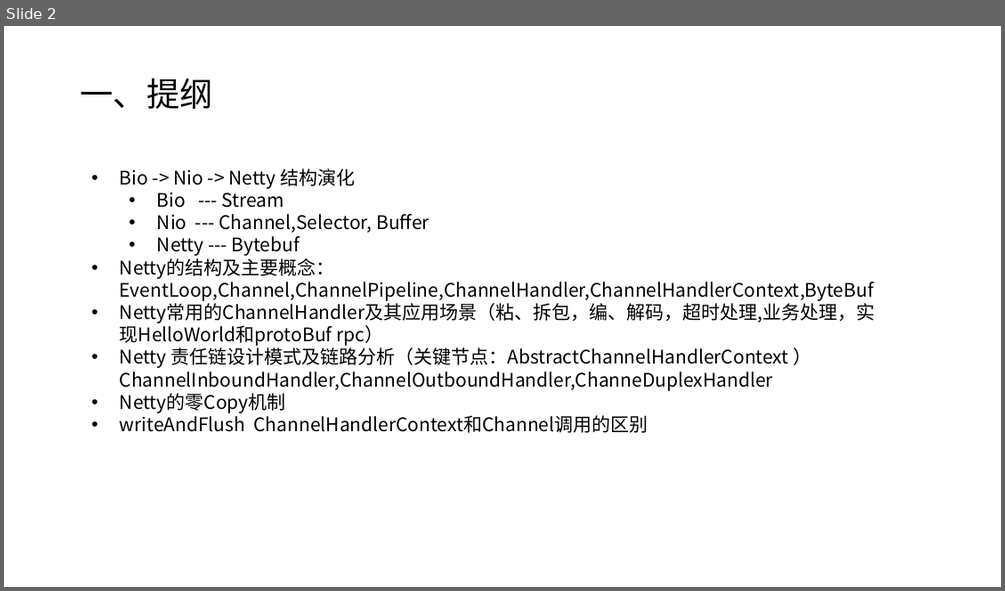
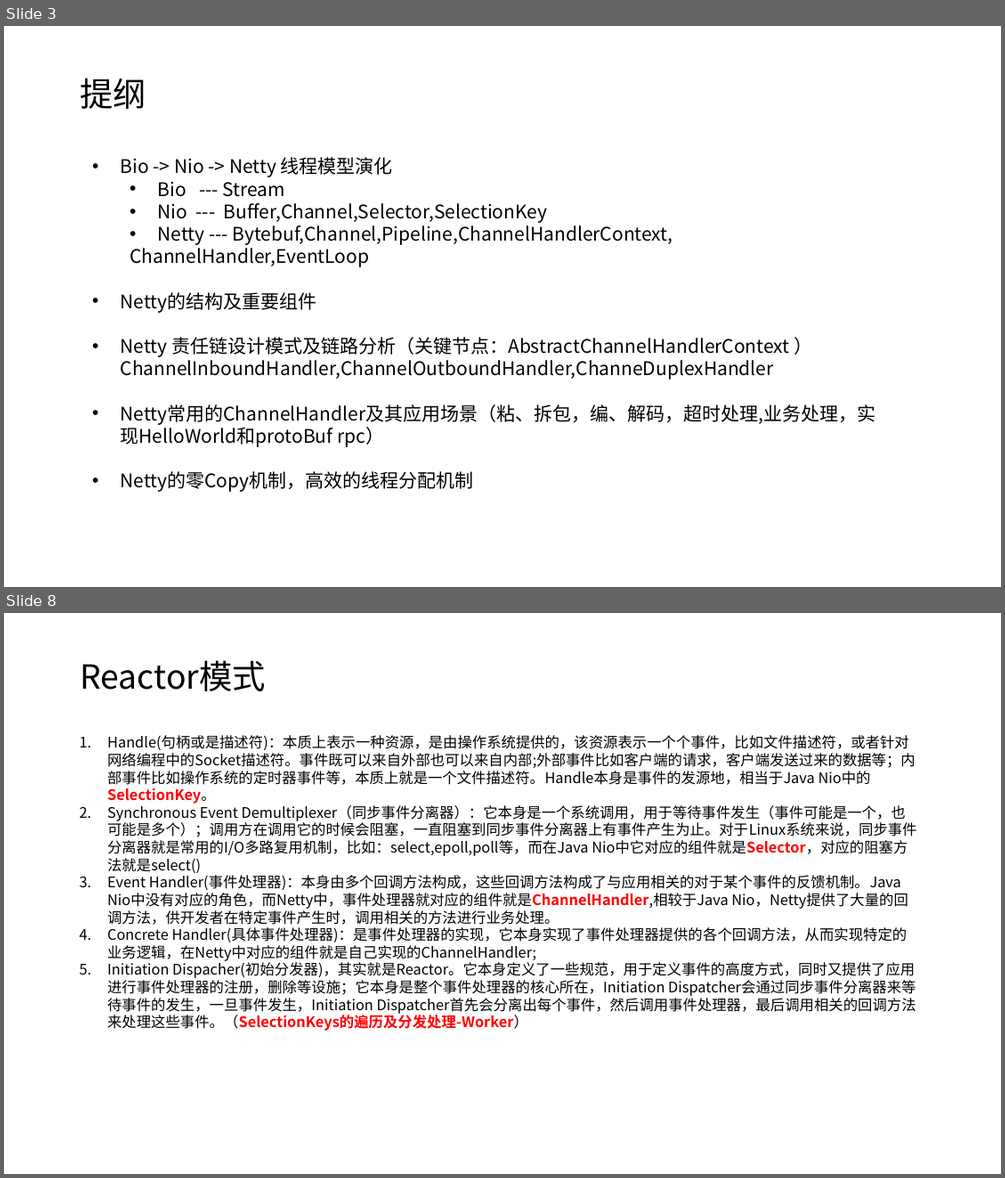
Before and after one commit to taomee517/netty-notes, a slide deck: Netty分享.pptx. Shown one above the other, each under a label of ours: slide 2 before the commit, slides 3 and 8 after it; the slides between them are not shown. The pictures are 1005x591 and 1005x1178 pixels, drawn with LibreOffice and Linux fonts; fonts in the diff are those of the drawing. Boxes give left, top, right and bottom in pixels: in the first picture for what was removed or moved away, otherwise in the second. Text is boxed around its words. In the diff, an @@ line names an element or a change of style, - is before the commit and + after.

```diff
--- a/Netty分享.pptx
+++ b/Netty分享.pptx
@@ slide 8 added at [4, 613, 1001, 1174], background #FFFFFF @@
@@ title added at [80, 660, 265, 691], 32 pt, text #000000 @@
+Reactor模式
@@ text added at [107, 735, 916, 1030], 14 pt, text #000000 @@
+1. Handle(句柄或是描述符)：本质上表示一种资源，是由操作系统提供的，该资源表示一个个事件，比如文件描述符，或者针对网络编程中的Socket描述符。事件既可以来自外部也可以来自内部;外部事件比如客户端的请求，客户端发送过来的数据等；内部事件比如操作系统的定时器事件等，本质上就是一个文件描述符。Handle本身是事件的发源地，相当于Java Nio中的SelectionKey。
+2. Synchronous Event Demultiplexer（同步事件分离器）：它本身是一个系统调用，用于等待事件发生（事件可能是一个，也可能是多个）；调用方在调用它的时候会阻塞，一直阻塞到同步事件分离器上有事件产生为止。对于Linux系统来说，同步事件分离器就是常用的I/O多路复用机制，比如：select,epoll,poll等，而在Java Nio中它对应的组件就是Selector，对应的阻塞方法就是select()
+3. Event Handler(事件处理器)：本身由多个回调方法构成，这些回调方法构成了与应用相关的对于某个事件的反馈机制。Java Nio中没有对应的角色，而Netty中，事件处理器就对应的组件就是ChannelHandler,相较于Java Nio，Netty提供了大量的回调方法，供开发者在特定事件产生时，调用相关的方法进行业务处理。
+4. Concrete Handler(具体事件处理器)：是事件处理器的实现，它本身实现了事件处理器提供的各个回调方法，从而实现特定的业务逻辑，在Netty中对应的组件就是自己实现的ChannelHandler;
+5. Initiation Dispacher(初始分发器)，其实就是Reactor。它本身定义了一些规范，用于定义事件的高度方式，同时又提供了应用进行事件处理器的注册，删除等设施；它本身是整个事件处理器的核心所在，Initiation Dispatcher会通过同步事件分离器来等待事件的发生，一旦事件发生，Initiation Dispatcher首先会分离出每个事件，然后调用事件处理器，最后调用相关的回调方法来处理这些事件。（SelectionKeys的遍历及分发处理-Worker）
@@ what was slide 2 is now slide 3 @@
@@ slide 3 changed as well @@
@@ title at [80, 78, 146, 109]: text changed @@
-一、提纲
+提纲
@@ text "Bio -> Nio -> Netty ...": place and size @@
-text "Bio -> Nio -> Netty ..." at [120, 168, 875, 433]
+text "Bio -> Nio -> Netty ..." at [121, 157, 876, 491]
@@ text at [121, 157, 393, 177]: text changed @@
-• Bio -> Nio -> Netty 结构演化
+• Bio -> Nio -> Netty 线程模型演化
@@ text at [121, 203, 789, 379]: text changed @@
-  • Nio --- Channel,Selector, Buffer
-  • Netty --- Bytebuf
-• Netty的结构及主要概念：EventLoop,Channel,ChannelPipeline,ChannelHandler,ChannelHandlerContext,ByteBuf
+  • Nio --- Buffer,Channel,Selector,SelectionKey
+  • Netty --- Bytebuf,Channel,Pipeline,ChannelHandlerContext,
+  ChannelHandler,EventLoop
+• Netty的结构及重要组件
+• Netty 责任链设计模式及链路分析（关键节点：AbstractChannelHandlerContext ）ChannelInboundHandler,ChannelOutboundHandler,ChanneDuplexHandler
@@ text at [121, 471, 474, 491]: text changed @@
-• Netty 责任链设计模式及链路分析（关键节点：AbstractChannelHandlerContext ）ChannelInboundHandler,ChannelOutboundHandler,ChanneDuplexHandler
-• Netty的零Copy机制
-• writeAndFlush ChannelHandlerContext和Channel调用的区别
+• Netty的零Copy机制，高效的线程分配机制
```
Also in this commit, not shown: 5 other slides changed, 34 other slides added, 6 slides removed.
